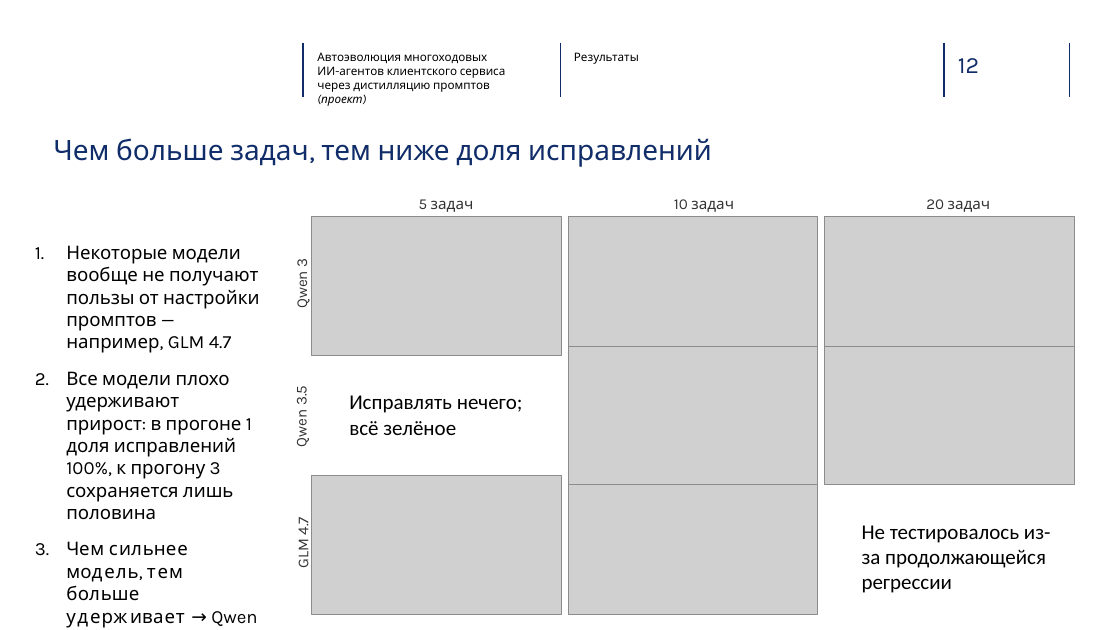
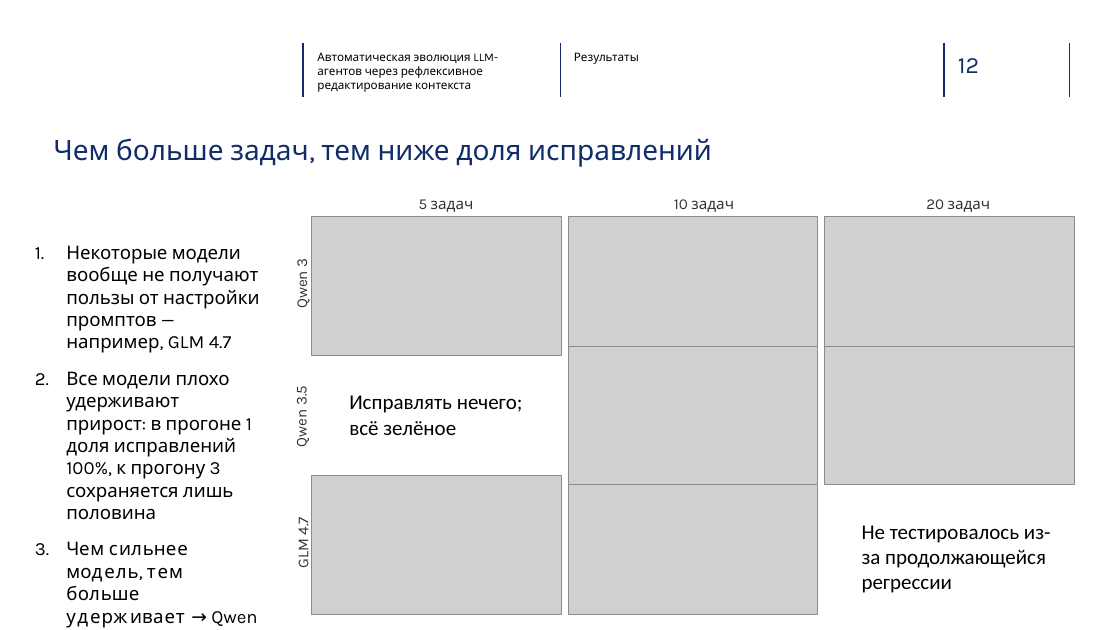
Before and after one commit to glebdementev/tau-evo, a slide deck: slide 12 of slides/defense_ru.pptx (slide 13 before the commit). Drawn at 1120x630 pixels with LibreOffice and Linux fonts; fonts in the diff are those of the drawing; grey boxes stand for pictures; background and template pictures are left out. Boxes give left, top, right and bottom in pixels: in the first picture for what was removed or moved away, otherwise in the second. Text is boxed around its words. In the diff, an @@ line names an element or a change of style, - is before the commit and + after.

```diff
--- a/slides/defense_ru.pptx
+++ b/slides/defense_ru.pptx
@@ text at bbox=[317, 52, 498, 92]: text changed @@
-Автоэволюция многоходовых
-ИИ-агентов клиентского сервиса через дистилляцию промптов (проект)
+Автоматическая эволюция LLM-агентов через рефлексивное редактирование контекста
```
Also in this commit, not shown: 12 other slides changed, 2 slides added, 3 slides removed, 2 other files.
